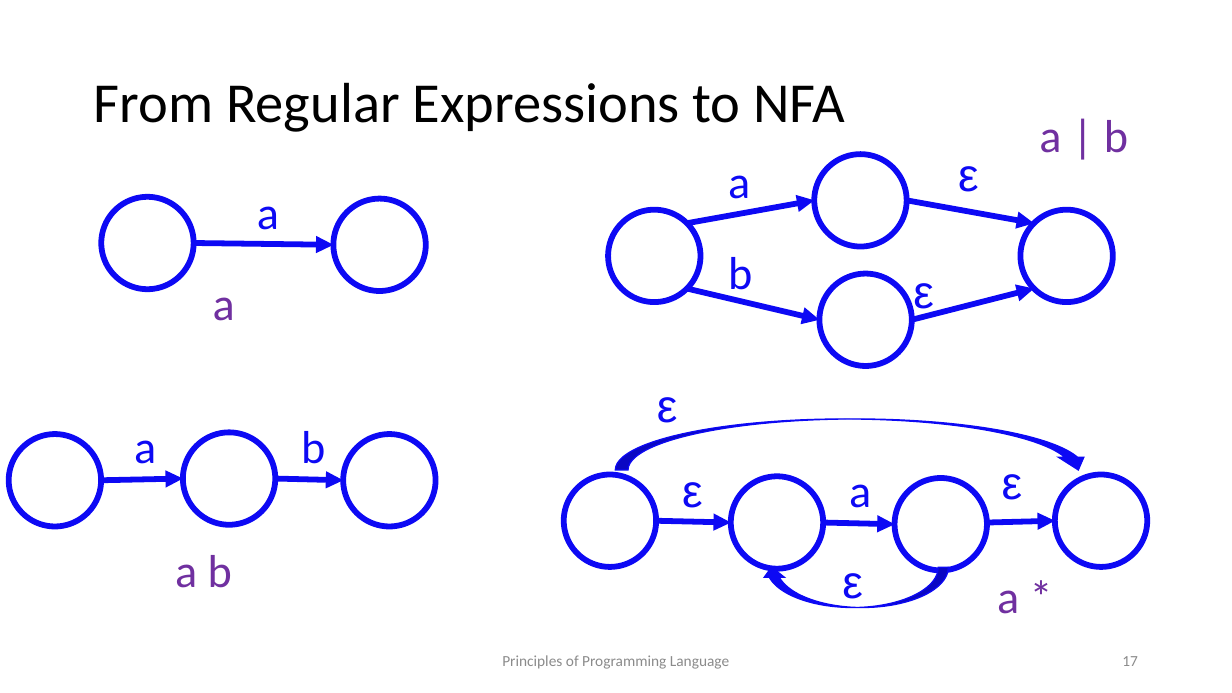
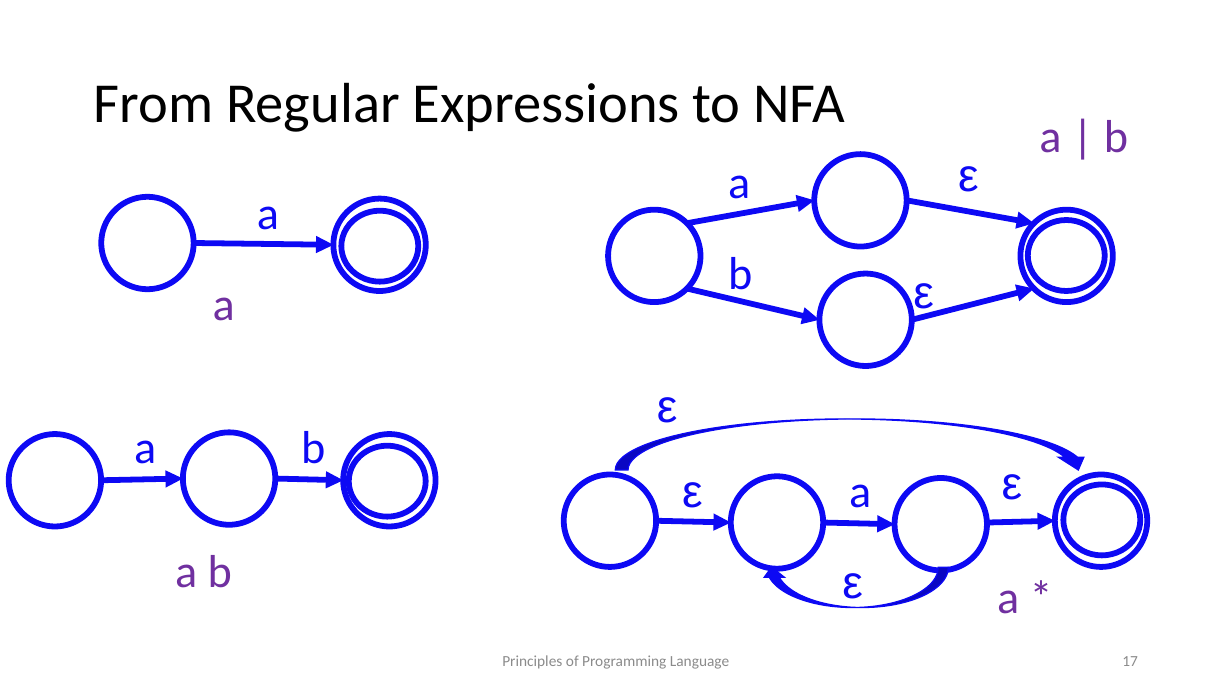
Before and after one commit to kongm/pl-design, a slide deck: slide 17 of scanning.pptx. Drawn at 1232x693 pixels with LibreOffice and Linux fonts; fonts in the diff are those of the drawing. Boxes give left, top, right and bottom in pixels: in the first picture for what was removed or moved away, otherwise in the second. Text is boxed around its words. In the diff, an @@ line names an element or a change of style, - is before the commit and + after.

```diff
--- a/scanning.pptx
+++ b/scanning.pptx
@@ ellipse added at [341,211,418,282], outline #0D09F4 4.5 pt @@
@@ ellipse added at [1028,220,1104,291], outline #0D09F4 4.5 pt @@
@@ ellipse added at [348,445,425,517], outline #0D09F4 4.5 pt @@
@@ ellipse added at [1064,484,1141,555], outline #0D09F4 4.5 pt @@
```
Also in this commit, not shown: 4 other slides changed, 4 other files.
